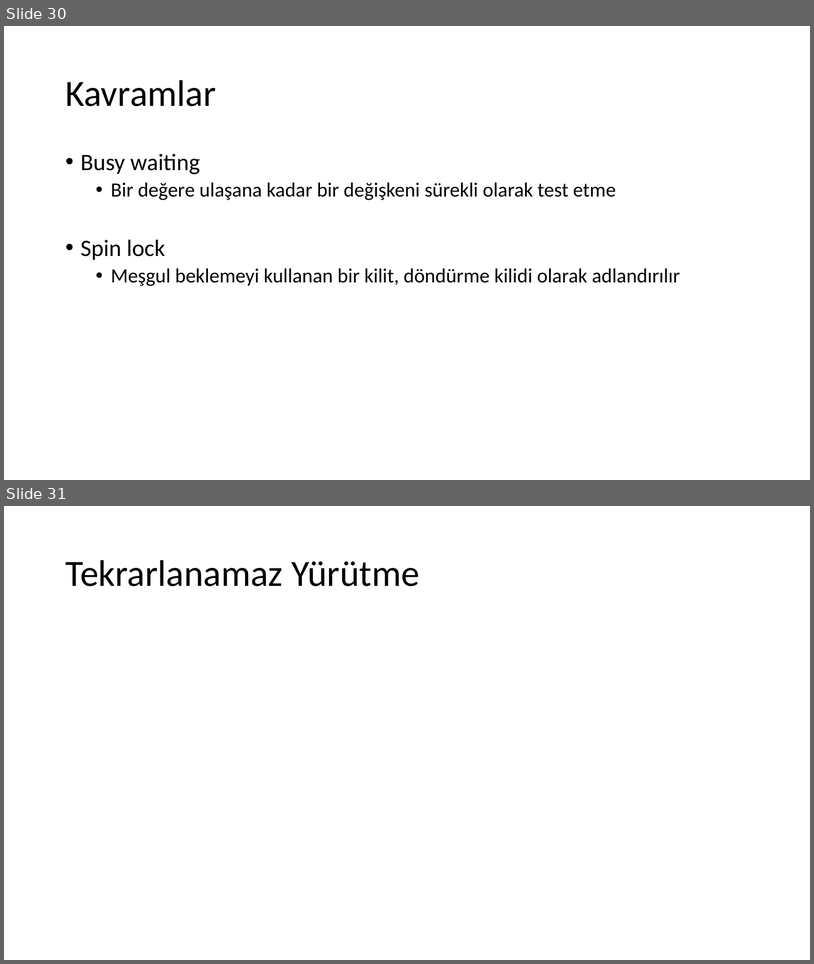
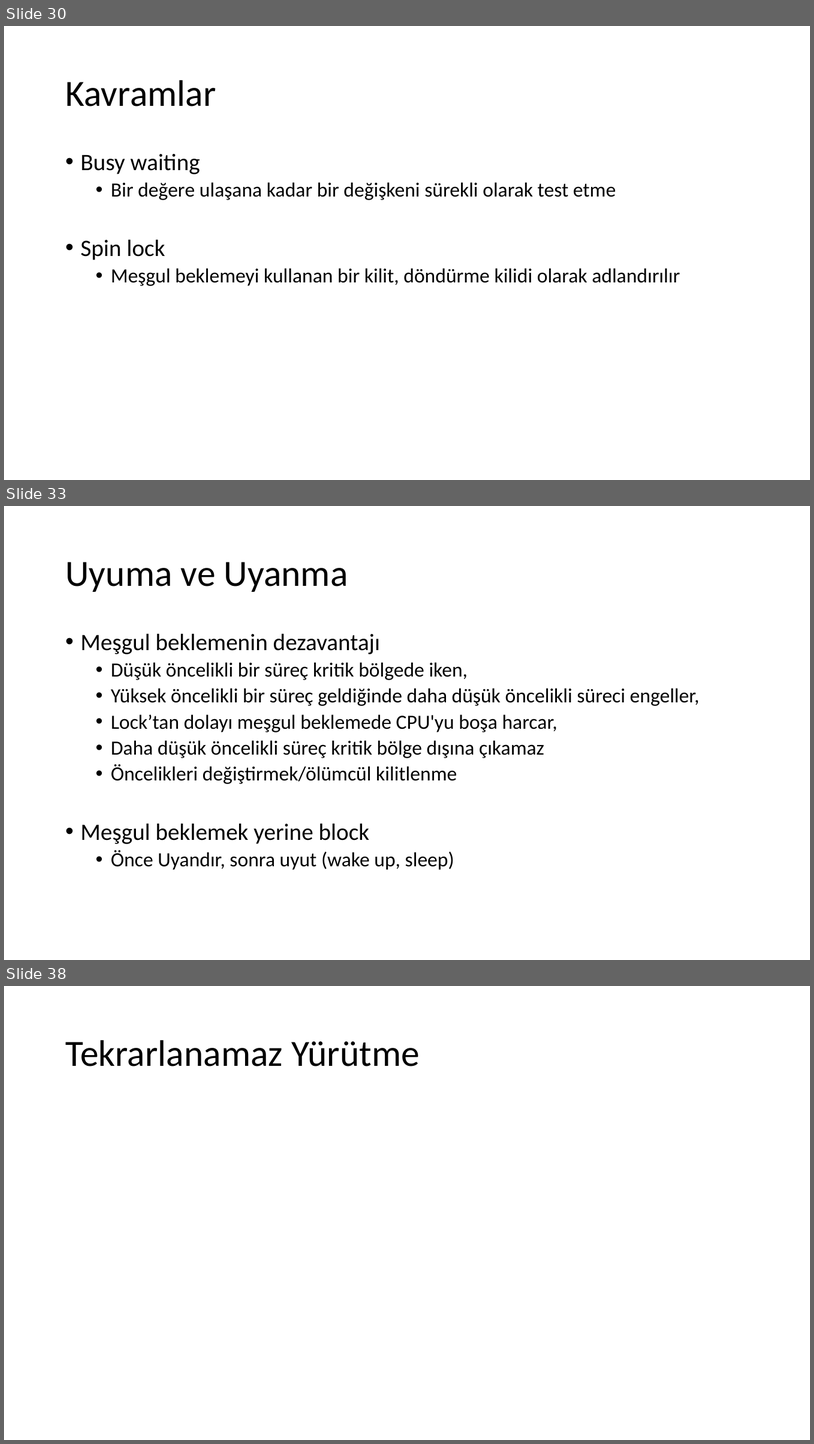
Before and after one commit to sercankulcu/sercankulcu.github.io, a slide deck: assets/teaching/os/2_Bolum_2_Surecler.pptx. Shown one above the other, each under a label of ours: slides 30 and 31 before the commit, slides 30, 33 and 38 after it; the slides between them are not shown. The pictures are 814x964 and 814x1444 pixels, drawn with LibreOffice and Linux fonts; fonts in the diff are those of the drawing. Boxes give left, top, right and bottom in pixels: in the first picture for what was removed or moved away, otherwise in the second. Text is boxed around its words. In the diff, an @@ line names an element or a change of style, - is before the commit and + after.

```diff
--- a/assets/teaching/os/2_Bolum_2_Surecler.pptx
+++ b/assets/teaching/os/2_Bolum_2_Surecler.pptx
@@ slide 33 added at (4,506,810,960), background #FFFFFF @@
@@ title added at (65,562,348,592), 44 pt, text #000000 @@
+Uyuma ve Uyanma
@@ text added at (81,633,700,870), 24 pt, text #000000 @@
+• Meşgul beklemenin dezavantajı
+  • Düşük öncelikli bir süreç kritik bölgede iken,
+  • Yüksek öncelikli bir süreç geldiğinde daha düşük öncelikli süreci engeller,
+  • Lock’tan dolayı meşgul beklemede CPU'yu boşa harcar,
+  • Daha düşük öncelikli süreç kritik bölge dışına çıkamaz
+  • Öncelikleri değiştirmek/ölümcül kilitlenme
+• Meşgul beklemek yerine block
+  • Önce Uyandır, sonra uyut (wake up, sleep)
@@ what was slide 31 is now slide 38 @@
```
Also in this commit, not shown: 6 other slides added, 1 other file.
